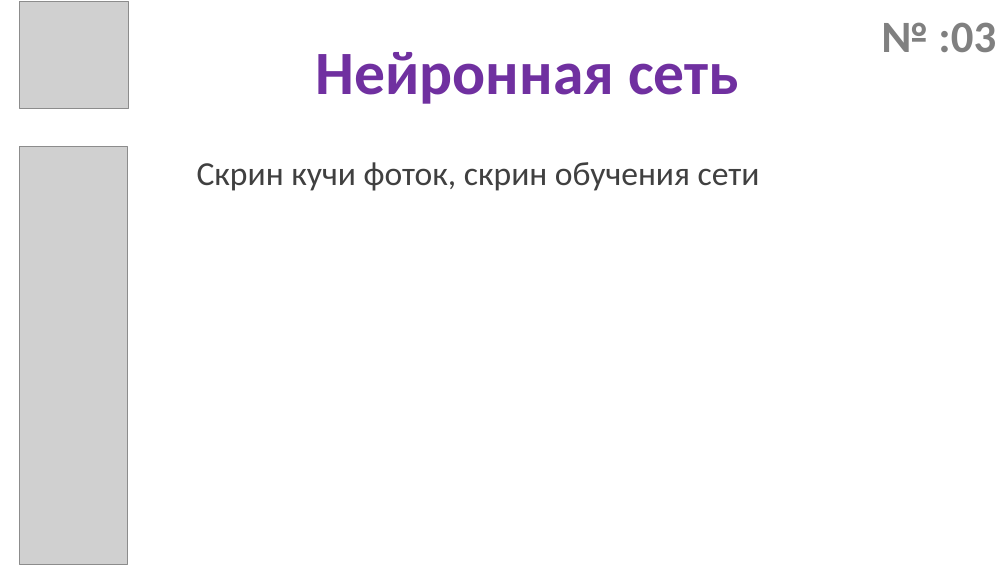
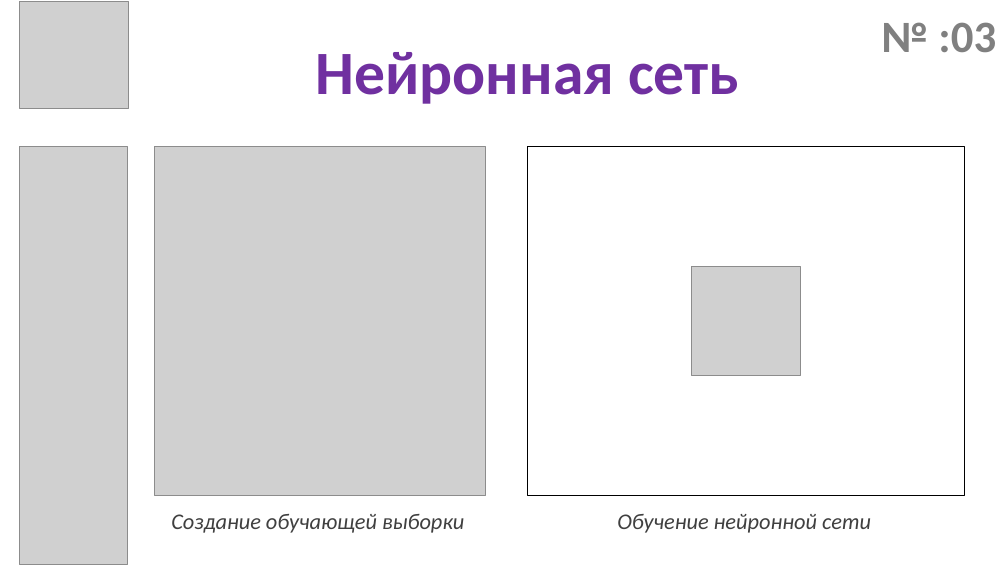
Before and after one commit to dpp-shlyopa-team/Presentation, a slide deck: slide 7 of преза.pptx. Drawn at 1008x567 pixels with LibreOffice and Linux fonts; fonts in the diff are those of the drawing; grey boxes stand for pictures. Boxes give left, top, right and bottom in pixels: in the first picture for what was removed or moved away, otherwise in the second. Text is boxed around its words. In the diff, an @@ line names an element or a change of style, - is before the commit and + after.

```diff
--- a/преза.pptx
+++ b/преза.pptx
@@ picture added at [155,146,486,496] @@
@@ rectangle added at [528,146,965,496], outline #000000 0.75 pt @@
@@ text removed at [197,162,760,191] @@
-Скрин кучи фоток, скрин обучения сети
@@ picture added at [691,266,800,375] @@
@@ text added at [171,514,464,533], 16 pt, text #404040, italic @@
+Создание обучающей выборки
@@ text added at [617,514,871,533], 16 pt, text #404040, italic @@
+Обучение нейронной сети
```
Also in this commit, not shown: 5 other slides changed, 1 other file.
